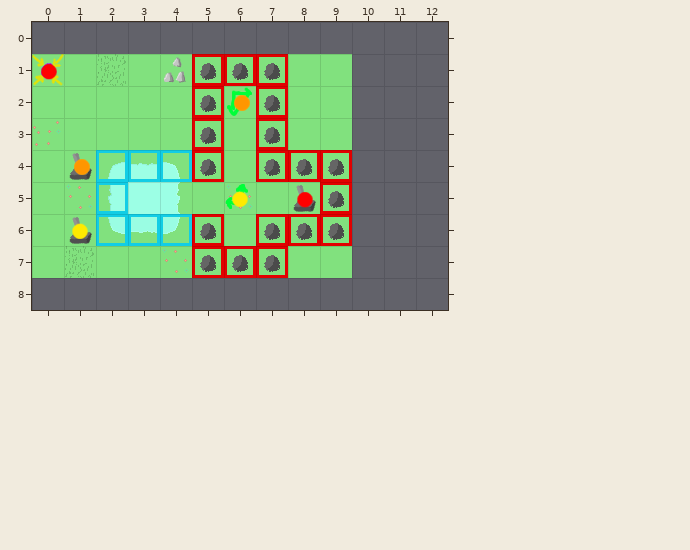
Two states of a Tiled map, stuff/maps/level14.tmx. Above: the version before the commit.
Cells are 32x32 px. Shown: x 0..12, y 0..8. The old version is drawn lined up with the new one.
New version:
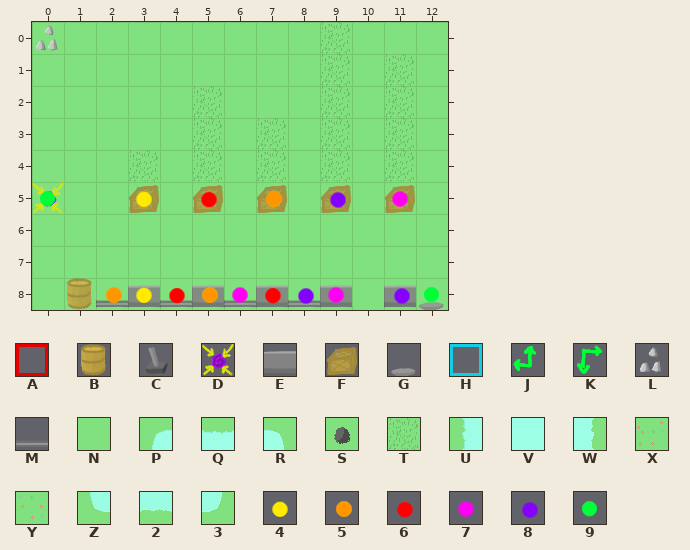
Key: from "tileset": A 0, B 2, C 3, D 4, E 5, F 6, G 7, H 8, J 9, K 12, L 14, M 15, N 17, P 18, Q 19, R 20, S 21, T 25, U 26, V 27, W 28, X 32, Y 33, Z 34, 2 35, 3 36, 4 48, 5 49, 6 50, 7 51, 8 52, 9 55.
_ is an empty cell.
Edits made:
{"change": "map size 10x7 -> 13x9 cells (old content now starts at 0,1; both pictures use the new coordinates)"}
{"change": "layer \"entities\" opacity 100% -> 90%"}
{"where": "layer \"Kachelebene 1\""}
{"y":0,"x":0,"old":"_____________","new":"NNNNNNNNNTNNN"}
{"y":1,"x":2,"old":"T","new":"N"}
{"y":1,"x":5,"old":"SSS","new":"NNN"}
{"y":1,"x":9,"old":"N___","new":"TNTN"}
{"y":2,"x":5,"old":"S","new":"T"}
{"y":2,"x":7,"old":"S","new":"N"}
{"y":2,"x":9,"old":"N___","new":"TNTN"}
{"y":3,"x":0,"old":"X","new":"N"}
{"y":3,"x":5,"old":"S","new":"T"}
{"y":3,"x":7,"old":"S","new":"T"}
{"y":3,"x":9,"old":"N___","new":"TNTN"}
{"y":4,"x":2,"old":"PQRS","new":"NTNT"}
{"y":4,"x":7,"old":"SSS___","new":"TNTNTN"}
{"y":5,"x":1,"old":"YUVW","new":"NNNN"}
{"y":5,"x":6,"old":"Y","new":"N"}
{"y":5,"x":9,"old":"S___","new":"NNNN"}
{"y":6,"x":2,"old":"Z23S","new":"NNNN"}
{"y":6,"x":7,"old":"SSS___","new":"NNNNNN"}
{"y":7,"x":1,"old":"T","new":"N"}
{"y":7,"x":4,"old":"YSSS","new":"NNNN"}
{"y":7,"x":10,"old":"___","new":"NNN"}
{"y":8,"x":0,"old":"_____________","new":"NNNNNNNNNNNNN"}
{"where": "layer \"collision\""}
{"y":1,"x":5,"old":"AAA","new":"___"}
{"y":2,"x":5,"old":"A","new":"_"}
{"y":2,"x":7,"old":"A","new":"_"}
{"y":3,"x":5,"old":"A","new":"_"}
{"y":3,"x":7,"old":"A","new":"_"}
{"y":4,"x":2,"old":"HHHA","new":"____"}
{"y":4,"x":7,"old":"AAA","new":"___"}
{"y":5,"x":2,"old":"H","new":"_"}
{"y":5,"x":9,"old":"A","new":"_"}
{"y":6,"x":2,"old":"HHHA","new":"____"}
{"y":6,"x":7,"old":"AAA","new":"___"}
{"y":7,"x":5,"old":"AAA","new":"___"}
{"where": "layer \"entities\""}
{"y":0,"x":0,"old":"_","new":"L"}
{"y":1,"x":0,"old":"D","new":"_"}
{"y":1,"x":4,"old":"L","new":"_"}
{"y":2,"x":6,"old":"K","new":"_"}
{"y":4,"x":1,"old":"C","new":"_"}
{"y":5,"x":0,"old":"_","new":"D"}
{"y":5,"x":3,"old":"_","new":"F"}
{"y":5,"x":5,"old":"_J_C_","new":"F_F_F"}
{"y":5,"x":11,"old":"_","new":"F"}
{"y":6,"x":1,"old":"C","new":"_"}
{"y":8,"x":1,"old":"_________","new":"BMEMEMEME"}
{"y":8,"x":11,"old":"__","new":"EG"}
{"where": "layer \"connections\""}
{"y":1,"x":0,"old":"6","new":"_"}
{"y":2,"x":6,"old":"5","new":"_"}
{"y":4,"x":1,"old":"5","new":"_"}
{"y":5,"x":0,"old":"_","new":"9"}
{"y":5,"x":3,"old":"_","new":"4"}
{"y":5,"x":5,"old":"_4_6_","new":"6_5_8"}
{"y":5,"x":11,"old":"_","new":"7"}
{"y":6,"x":1,"old":"4","new":"_"}
{"y":8,"x":2,"old":"________","new":"54657687"}
{"y":8,"x":11,"old":"__","new":"89"}
